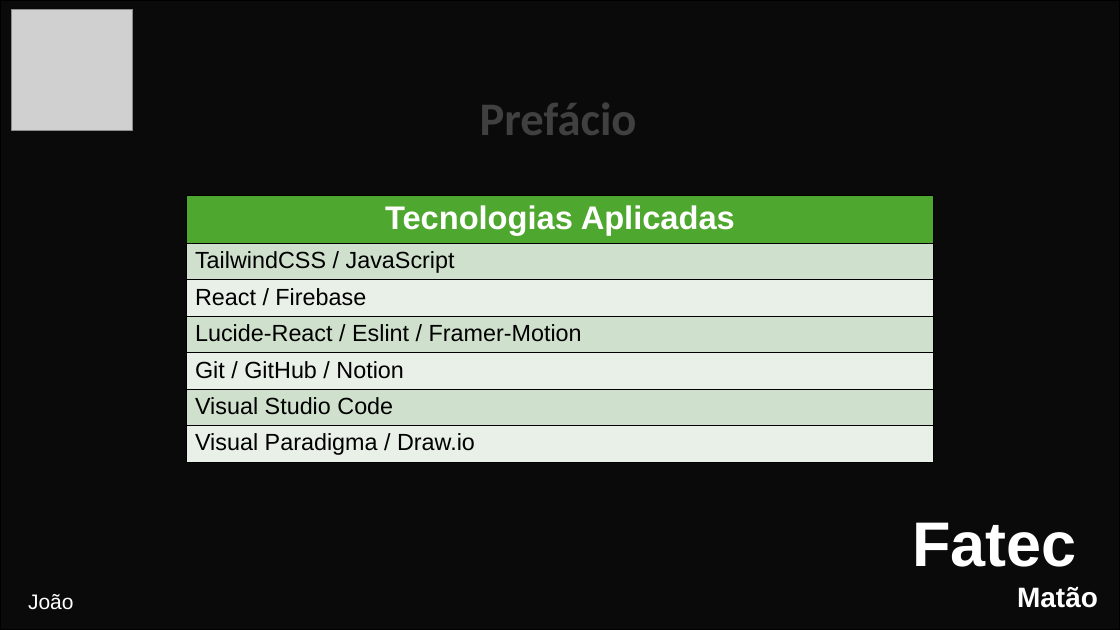
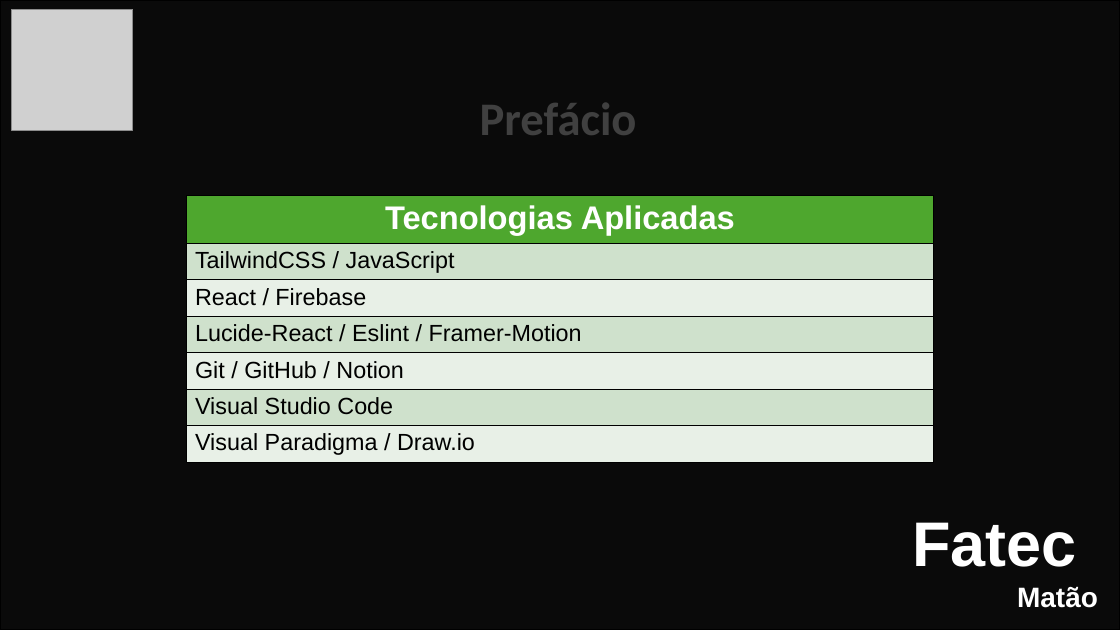
Before and after one commit to Interdisciplinary-Project/Documents, a slide deck: slide 10 of Apresentação-Projeto 13-06.pptx (slide 5 before the commit). Drawn at 1120x630 pixels with LibreOffice and Linux fonts; fonts in the diff are those of the drawing; grey boxes stand for pictures; background and template pictures are left out; a plain dark background stands for a picture behind light text. Boxes give left, top, right and bottom in pixels: in the first picture for what was removed or moved away, otherwise in the second. Text is boxed around its words. In the diff, an @@ line names an element or a change of style, - is before the commit and + after.

```diff
--- a/Apresentação-Projeto 13-06.pptx
+++ b/Apresentação-Projeto 13-06.pptx
@@ text removed at [28, 594, 74, 610] @@
-João
```
Also in this commit, not shown: 8 other slides changed, 7 slides added.
